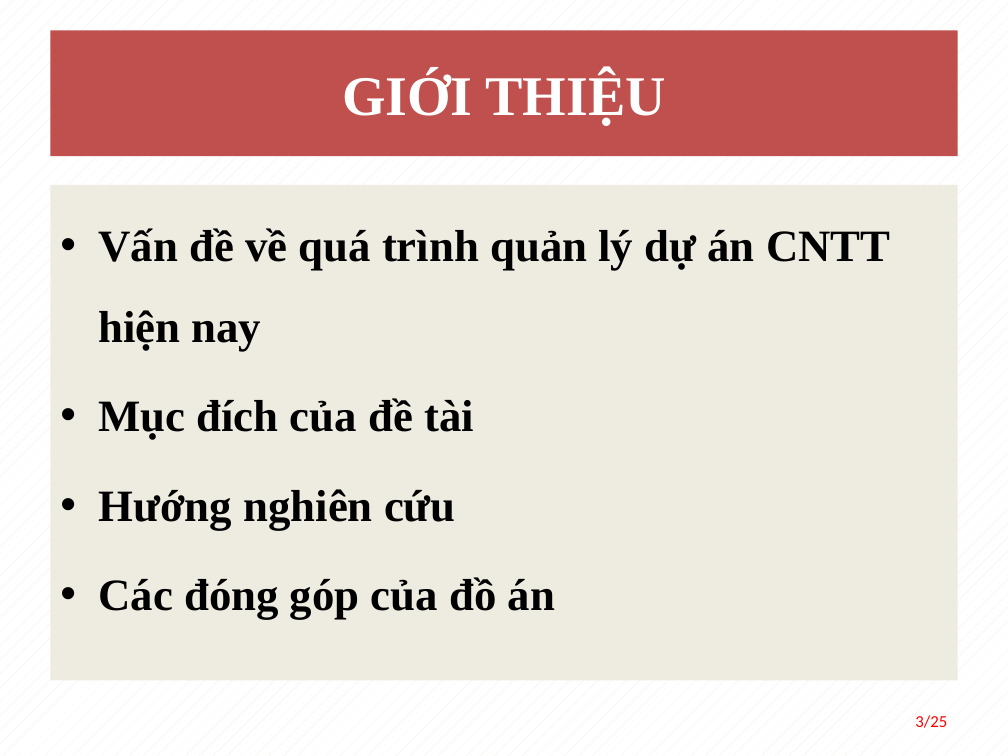
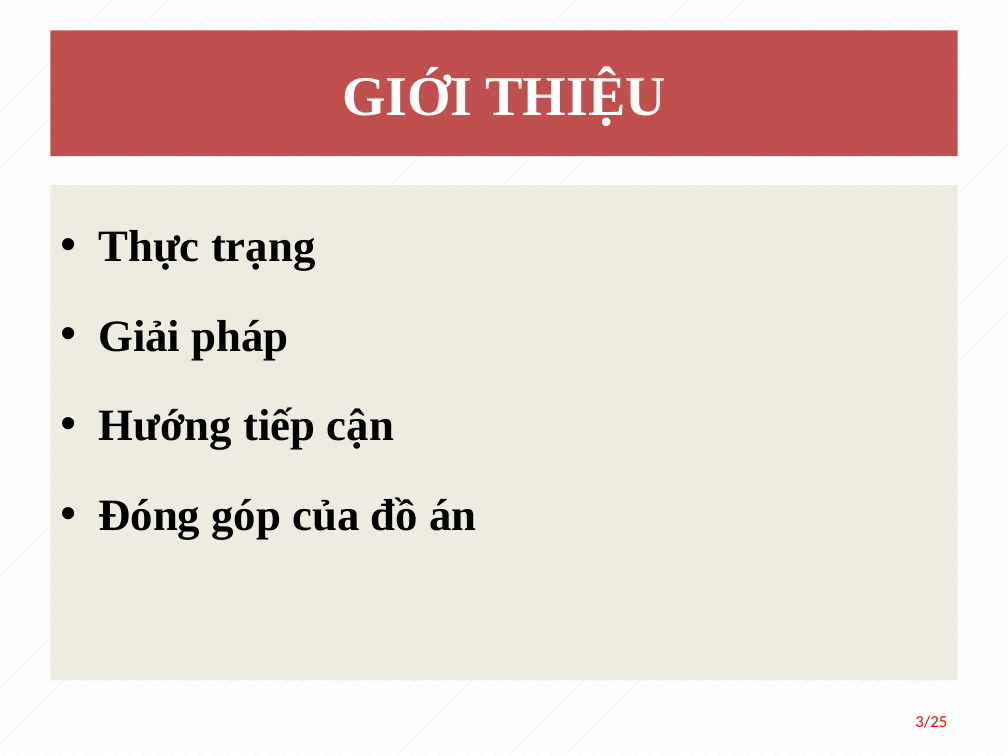
Before and after one commit to vukal2k/MyDoAn, a slide deck: slide 3 of document/TranLuongNgocTram_BaoCaoDoAn.pptx. Drawn at 1008x756 pixels with LibreOffice and Linux fonts; fonts in the diff are those of the drawing. Boxes give left, top, right and bottom in pixels: in the first picture for what was removed or moved away, otherwise in the second. Text is boxed around its words. In the diff, an @@ line names an element or a change of style, - is before the commit and + after.

```diff
--- a/document/TranLuongNgocTram_BaoCaoDoAn.pptx
+++ b/document/TranLuongNgocTram_BaoCaoDoAn.pptx
@@ text at [98,230,476,539]: text changed @@
-• Vấn đề về quá trình quản lý dự án CNTT hiện nay
-• Mục đích của đề tài
-• Hướng nghiên cứu
-• Các đóng góp của đồ án
+• Thực trạng
+• Giải pháp
+• Hướng tiếp cận
+• Đóng góp của đồ án
```
Also in this commit, not shown: 13 other slides changed, 4 slides added, 4 slides removed, 5 other files.
